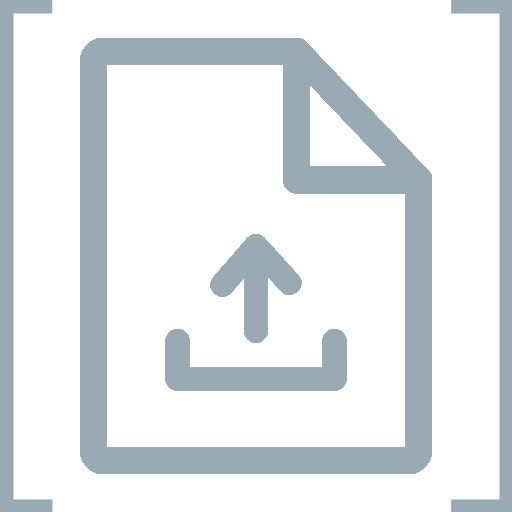
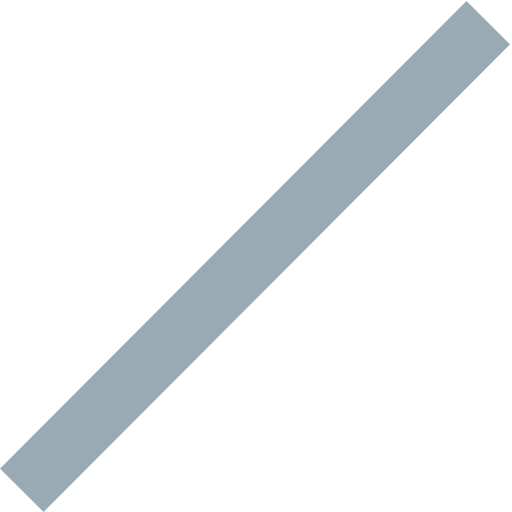
Comparing the layer stacks of the two 512×512 images. Changes:
hid "file" over [80, 38, 432, 474]
hid "rect" over [0, 0, 512, 512]
added layer "Rectangle 1" above "line" over [0, 1, 510, 512]
